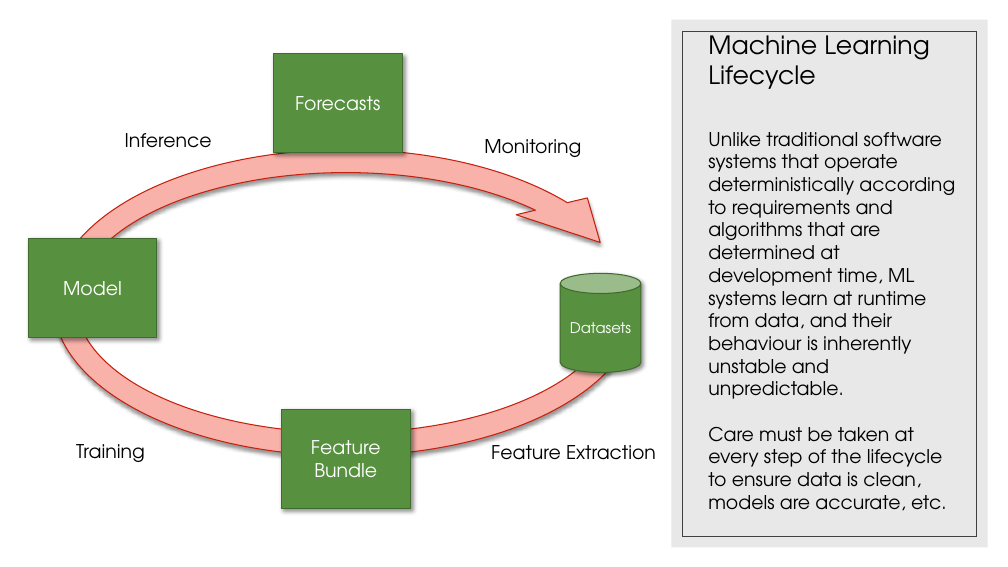
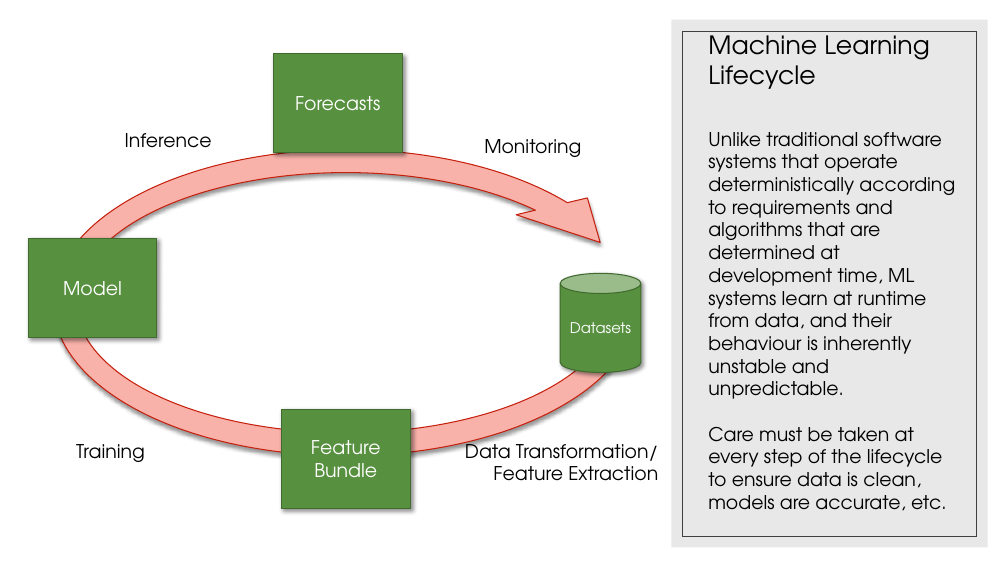
Before and after one commit to apetresc/rotman-ml, a slide deck: slide 5 of Day 3-4.pptx. Drawn at 1008x567 pixels with LibreOffice and Linux fonts; fonts in the diff are those of the drawing. Boxes give left, top, right and bottom in pixels: in the first picture for what was removed or moved away, otherwise in the second. Text is boxed around its words. In the diff, an @@ line names an element or a change of style, - is before the commit and + after.

```diff
--- a/Day 3-4.pptx
+++ b/Day 3-4.pptx
@@ text "Data Transformation/": place and size @@
-text "Data Transformation/" at [491, 439, 656, 460]
+text "Data Transformation/" at [465, 438, 658, 481]
@@ text at [465, 438, 658, 461]: paragraph added @@
+Data Transformation/
```
Also in this commit, not shown: 4 slides added.
